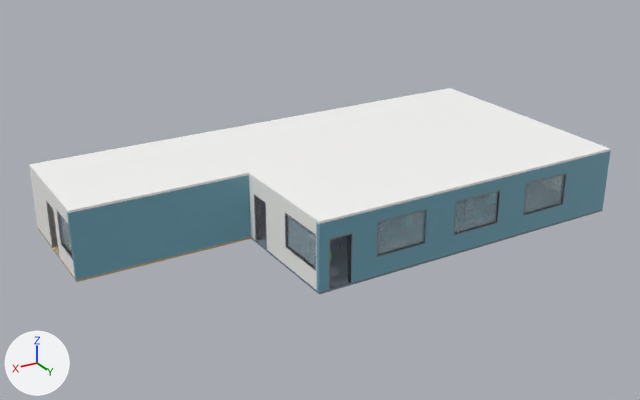
Before and after pictures for a commit that changed the glTF model compose/demo_floor.glb.
One viewpoint serves both versions: a 50 mm lens placed at (32.0, 38.73, 17.37), pointed at (12.37, 6.02, 1.01). Arrows for +X, +Y and +Z are at lower left; the lights stay in place. The first picture is the older version. Where no turn or scale is listed for an object, it has been applied to the vertices.

The first picture shows 'T00_Ceiling', 'T00_Floor', 'T00_Frames_E', 'T00_Frames_N', 'T00_Wall_E', 'T00_Wall_N', 'T01_Ceiling', 'T01_Wall_E', 'T01_Wall_N' and 4 more.
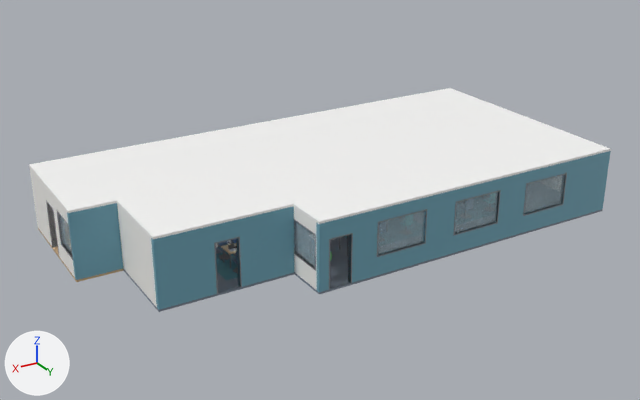
Edits to the bpy script that builds the scene:
```text
Add me_rug_005:
    me_rug_005.from_pydata([(-1.2, -1.2, 0.0), (-1.2, -1.2, 0.01), (-1.2, 1.2, 0.0), (-1.2, 1.2, 0.01), (1.2, -1.2, 0.0), (1.2, -1.2, 0.01), (1.2, 1.2, 0.0), (1.2, 1.2, 0.01)], [], [(0, 1, 3), (0, 3, 2), (2, 3, 7), (2, 7, 6), (6, 7, 5), (6, 5, 4), (4, 5, 1), (4, 1, 0), (2, 6, 4), (2, 4, 0), (7, 3, 1), (7, 1, 5)])
    me_rug_005.materials.append(mat_rug_blue_002)  # cyan #598e9e
Add ob_t02_wall_s:
    ob_t02_wall_s = bpy.data.objects.new('T02_Wall_S', me_wall_s_002)  # 40 vertices, 72 faces; spans x 0.0..6.0, y 0.0..0.2, z 0.0..3.0; in mat_wall_002 (white #f7f6f2)
    ob_t02_wall_s.location = (16.0, 6.0, 0.0)
Add ob_t02_wall_n:
    ob_t02_wall_n = bpy.data.objects.new('T02_Wall_N', me_wall_n_002)  # 20 vertices, 36 faces; spans x 0.0..6.0, y 3.8..4.0, z 0.0..3.0; in mat_wall_accent_002 (cyan #6fa6b8)
    ob_t02_wall_n.location = (16.0, 6.0, 0.0)
Add ob_t02_wall_e:
    ob_t02_wall_e = bpy.data.objects.new('T02_Wall_E', me_wall_e_002)  # a box spanning x 5.8..6.0, y 0.2..3.8, z 0.0..3.0; in mat_wall_002 (white #f7f6f2)
    ob_t02_wall_e.location = (16.0, 6.0, 0.0)
Add ob_t02_rug:
    ob_t02_rug = bpy.data.objects.new('T02_Rug', me_rug_005)
    ob_t02_rug.location = (17.55, 8.0, 0.0)
Add ob_t02_laptop_001:
    ob_t02_laptop_001 = bpy.data.objects.new('T02_Laptop.001', me_laptop_005)  # a box spanning x -0.16..0.16, y -0.11..0.11, z 0.0..0.016, material slot 0; a box spanning x -0.16..0.16, y -0.116..-0.104, z 0.01..0.22, material slot 1; in mat_metal_002 (light grey #ced1d4), mat_metal_dark_002 (grey #76797c)
    ob_t02_laptop_001.location = (17.9, 8.15, 0.74)
Add ob_t02_huddletable:
    ob_t02_huddletable = bpy.data.objects.new('T02_HuddleTable', me_huddletable)  # a box spanning x -0.65..0.65, y -0.4..0.4, z 0.7..0.74, material slot 0; a box spanning x -0.615..-0.565, y -0.365..-0.315, z 0.0..0.7, material slot 1; a box spanning x -0.615..-0.565, y 0.315..0.365, z 0.0..0.7, material slot 1; a box spanning x 0.565..0.615, y -0.365..-0.315, z 0.0..0.7, material slot 1; a box spanning x 0.565..0.615, y 0.315..0.365, z 0.0..0.7, material slot 1; in mat_wood_light_002 (beige #ddc4a2), mat_metal_dark_002 (grey #76797c)
    ob_t02_huddletable.location = (17.55, 8.0, 0.0)
Add ob_t02_frames_n:
    ob_t02_frames_n = bpy.data.objects.new('T02_Frames_N', me_frames_n_001)  # a box spanning x 2.45..2.5, y 3.79..4.01, z 0.0..2.2; a box spanning x 3.5..3.55, y 3.79..4.01, z 0.0..2.2; a box spanning x 2.45..3.55, y 3.79..4.01, z 2.2..2.25; in mat_frame_002 (grey #898b90)
    ob_t02_frames_n.location = (16.0, 6.0, 0.0)
Add ob_t02_floor:
    ob_t02_floor = bpy.data.objects.new('T02_Floor', me_floor_002)  # a box spanning x 0.0..6.0, y 0.0..4.0, z -0.1..0.0; in mat_floor_carpet_001 (greyish blue #7c8695)
    ob_t02_floor.location = (16.0, 6.0, 0.0)
Add ob_t02_chair_04:
    ob_t02_chair_04 = bpy.data.objects.new('T02_Chair_04', me_chair_04_002)  # a 5-sided cylinder along z spanning x -0.285..0.285, y -0.3..0.243, z 0.015..0.045, material slot 0; an 8-sided cylinder along z spanning x -0.03..0.03, y -0.03..0.03, z 0.05..0.45, material slot 0; a box spanning x 0.23..0.27, y -0.15..0.15, z 0.605..0.635, material slot 0; a box spanning x -0.27..-0.23, y -0.15..0.15, z 0.605..0.635, material slot 0; a box spanning x -0.23..0.23, y -0.25..0.21, z 0.445..0.515, material slot 1; a box spanning x -0.22..0.22, y 0.165..0.235, z 0.53..1.03, material slot 1; in mat_metal_dark_002 (grey #76797c), mat_chair_seat_002 (blue #617c99)
    ob_t02_chair_04.location = (17.9, 8.72, 0.0)
Add ob_t02_chair_02:
    ob_t02_chair_02 = bpy.data.objects.new('T02_Chair_02', me_chair_02_002)  # a 5-sided cylinder along z spanning x -0.285..0.285, y -0.243..0.3, z 0.015..0.045, material slot 0; an 8-sided cylinder along z spanning x -0.03..0.03, y -0.03..0.03, z 0.05..0.45, material slot 0; a box spanning x -0.27..-0.23, y -0.15..0.15, z 0.605..0.635, material slot 0; a box spanning x 0.23..0.27, y -0.15..0.15, z 0.605..0.635, material slot 0; a box spanning x -0.23..0.23, y -0.21..0.25, z 0.445..0.515, material slot 1; a box spanning x -0.22..0.22, y -0.235..-0.165, z 0.53..1.03, material slot 1; in mat_metal_dark_002 (grey #76797c), mat_chair_seat_002 (blue #617c99)
    ob_t02_chair_02.location = (17.9, 7.28, 0.0)
Add ob_t02_chair_01:
    ob_t02_chair_01 = bpy.data.objects.new('T02_Chair_01', me_chair_01_002)  # a 5-sided cylinder along z spanning x -0.285..0.285, y -0.243..0.3, z 0.015..0.045, material slot 0; an 8-sided cylinder along z spanning x -0.03..0.03, y -0.03..0.03, z 0.05..0.45, material slot 0; a box spanning x -0.27..-0.23, y -0.15..0.15, z 0.605..0.635, material slot 0; a box spanning x 0.23..0.27, y -0.15..0.15, z 0.605..0.635, material slot 0; a box spanning x -0.23..0.23, y -0.21..0.25, z 0.445..0.515, material slot 1; a box spanning x -0.22..0.22, y -0.235..-0.165, z 0.53..1.03, material slot 1; in mat_metal_dark_002 (grey #76797c), mat_chair_seat_002 (blue #617c99)
    ob_t02_chair_01.location = (17.25, 7.28, 0.0)
Add ob_t02_ceiling:
    ob_t02_ceiling = bpy.data.objects.new('T02_Ceiling', me_ceiling_002)  # a box spanning x 0.0..6.0, y 0.0..4.0, z 3.0..3.1; in mat_ceiling_002 (white #fafaf9)
    ob_t02_ceiling.location = (16.0, 6.0, 0.0)
```

Location of each change, [x1, y1, x2, y2] in pixels of the pictures (640 x 400 px):
'T02_Wall_N', added (cyan): after [151, 206, 294, 310]
'T02_Ceiling', added: after [117, 173, 294, 239]
'T02_Wall_E', added: after [119, 205, 157, 307]
'T02_Floor', added: after [123, 244, 295, 312]
'T02_Rug', added: after [216, 252, 238, 281]
'T02_Frames_N', added: after [214, 237, 242, 294]
'T02_Wall_S', added (mostly hidden): after [117, 203, 232, 270]
'T02_Chair_02', added: after [217, 241, 232, 260]
'T02_HuddleTable', added: after [221, 243, 237, 269]
'T02_Chair_04', added: after [232, 251, 238, 273]
'T02_Laptop.001', added: after [228, 243, 237, 252]
'T02_Chair_01', added (mostly hidden): after [231, 239, 236, 256]
'T01_Wall_N', unchanged, covered by the edit: before [67, 175, 251, 280]; after [67, 203, 123, 280]
'T00_Wall_E', unchanged, covered by the edit: before [249, 175, 317, 290]; after [294, 207, 317, 290]
